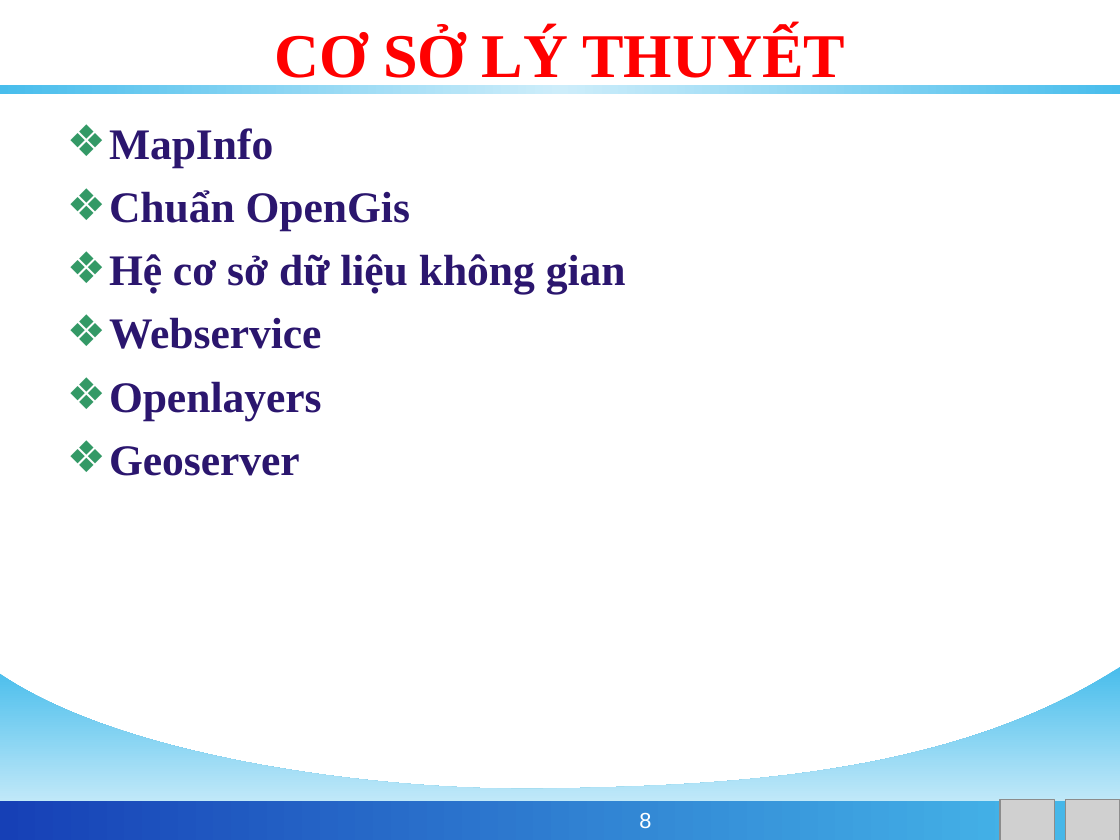
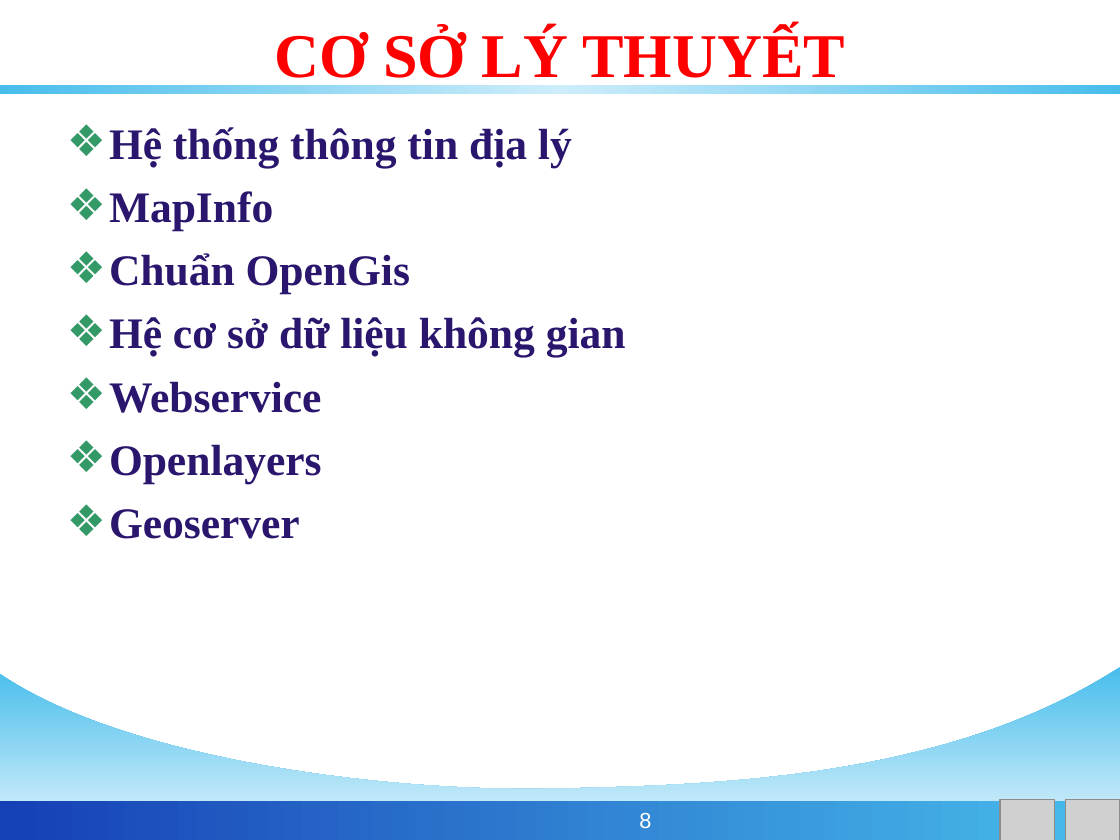
Before and after one commit to phamngsinh/cantho-webgis, a slide deck: slide 8 of Document/Bao Cao/BaoCaoLuanVan.ppt. Drawn at 1120x840 pixels with LibreOffice and Linux fonts; fonts in the diff are those of the drawing; grey boxes stand for pictures; background and template pictures are left out. Boxes give left, top, right and bottom in pixels: in the first picture for what was removed or moved away, otherwise in the second. Text is boxed around its words. In the diff, an @@ line names an element or a change of style, - is before the commit and + after.

```diff
--- a/Document/Bao Cao/BaoCaoLuanVan.ppt
+++ b/Document/Bao Cao/BaoCaoLuanVan.ppt
@@ text at <box>109,127,572,167</box>: paragraph added @@
+❖ Hệ thống thông tin địa lý
```
Also in this commit, not shown: 3 other slides changed, 1 slide added.
